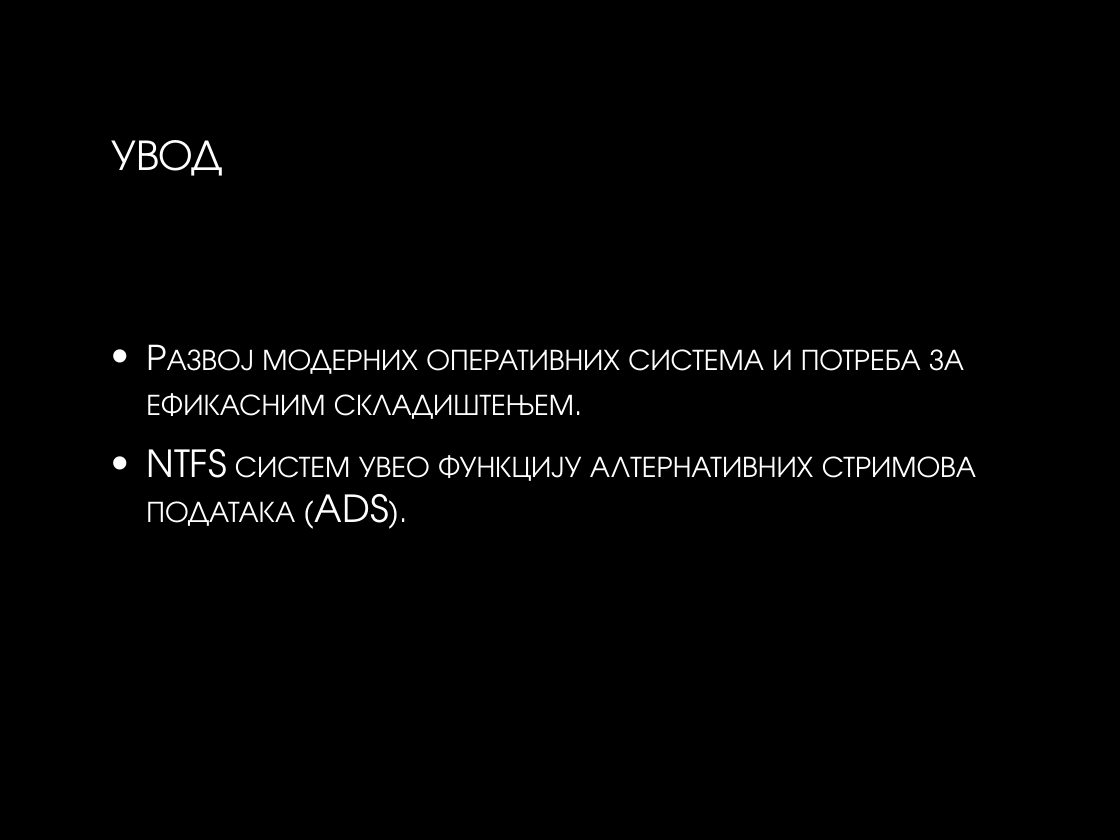
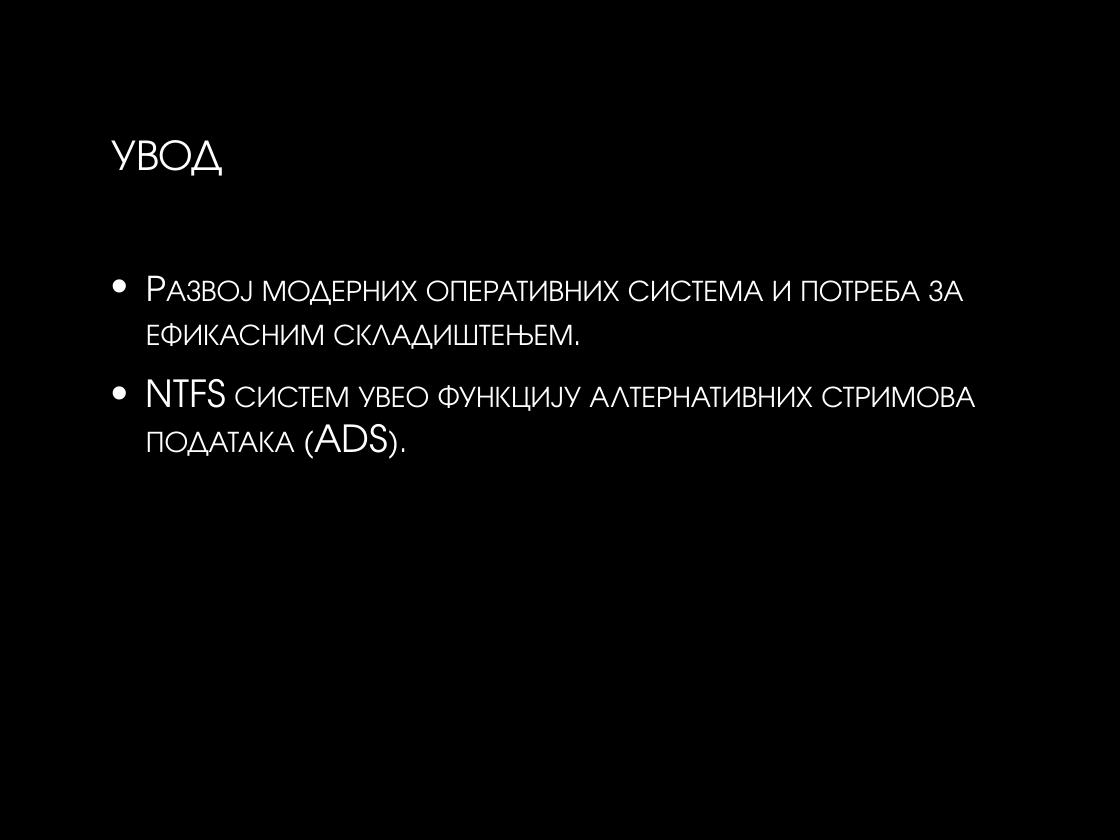
Before and after one commit to Vukasin211/Windows-Alternative-Data-Streams, a slide deck: slide 2 of ADS_Seminar.pptx. Drawn at 1120x840 pixels with LibreOffice and Linux fonts; fonts in the diff are those of the drawing; background and template pictures are left out. Boxes give left, top, right and bottom in pixels: in the first picture for what was removed or moved away, otherwise in the second. Text is boxed around its words. In the diff, an @@ line names an element or a change of style, - is before the commit and + after.

```diff
--- a/ADS_Seminar.pptx
+++ b/ADS_Seminar.pptx
@@ text "Развој модерних оперативних система и ...": place and size @@
-text "Развој модерних оперативних система и ..." at <box>146,349,976,526</box>
+text "Развој модерних оперативних система и ..." at <box>146,280,975,456</box>
```
Also in this commit, not shown: 7 other slides changed, 8 slides added, 13 slides removed, 1 other file.
